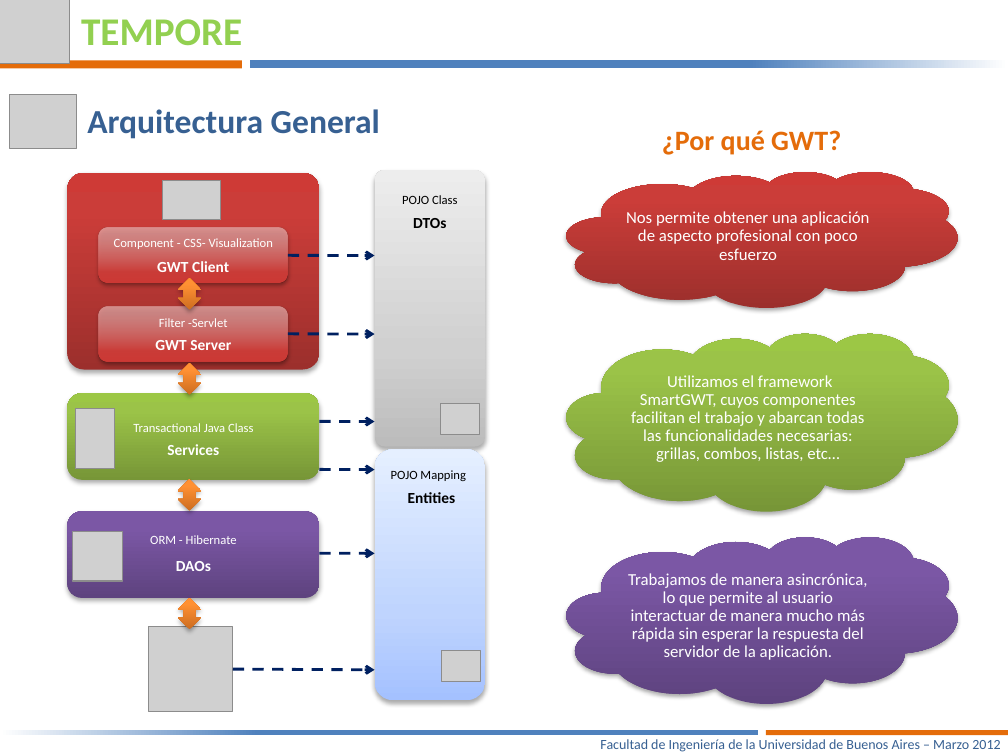
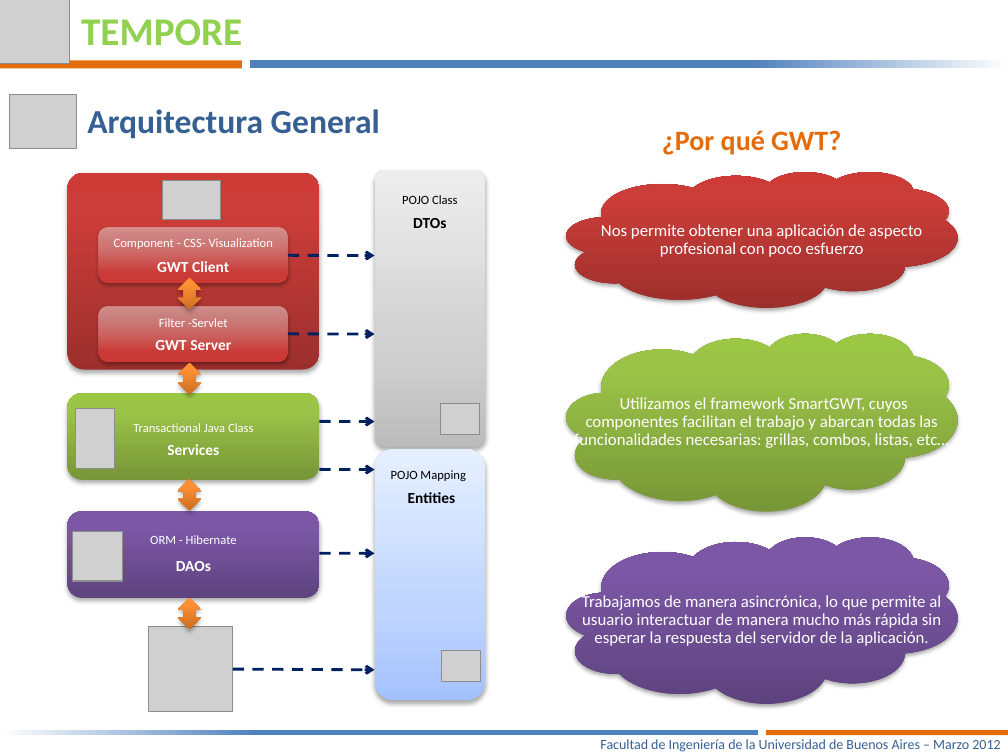
Before and after one commit to joshishimla99/tempore, a slide deck: slide 9 of docs/Presentacion Final/Tempore – Manejá tus tiempos-V6.pptx. Drawn at 1008x756 pixels with LibreOffice and Linux fonts; fonts in the diff are those of the drawing; grey boxes stand for pictures. Boxes give left, top, right and bottom in pixels: in the first picture for what was removed or moved away, otherwise in the second. Text is boxed around its words. In the diff, an @@ line names an element or a change of style, - is before the commit and + after.

```diff
--- a/docs/Presentacion Final/Tempore – Manejá tus tiempos-V6.pptx
+++ b/docs/Presentacion Final/Tempore – Manejá tus tiempos-V6.pptx
@@ text "Nos permite obtener una aplicación ..." rewrapped from box(626, 211, 869, 260) to box(601, 224, 922, 257) @@
@@ text "Utilizamos el framework SmartGWT, cuyos ..." rewrapped from box(631, 375, 865, 462) to box(574, 397, 949, 450) @@
@@ text "Trabajamos de manera asincrónica, lo ..." rewrapped from box(628, 573, 868, 660) to box(582, 593, 941, 646) @@
```
Also in this commit, not shown: 4 other slides changed.
